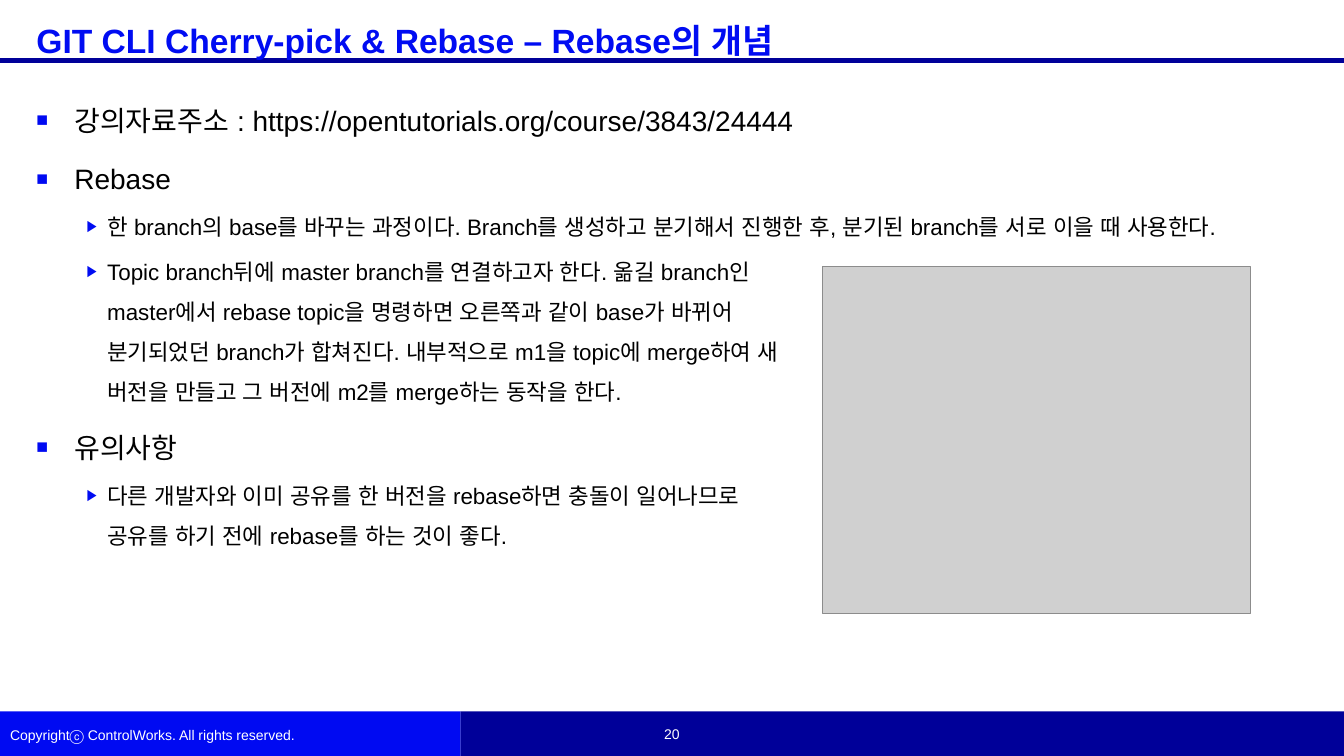
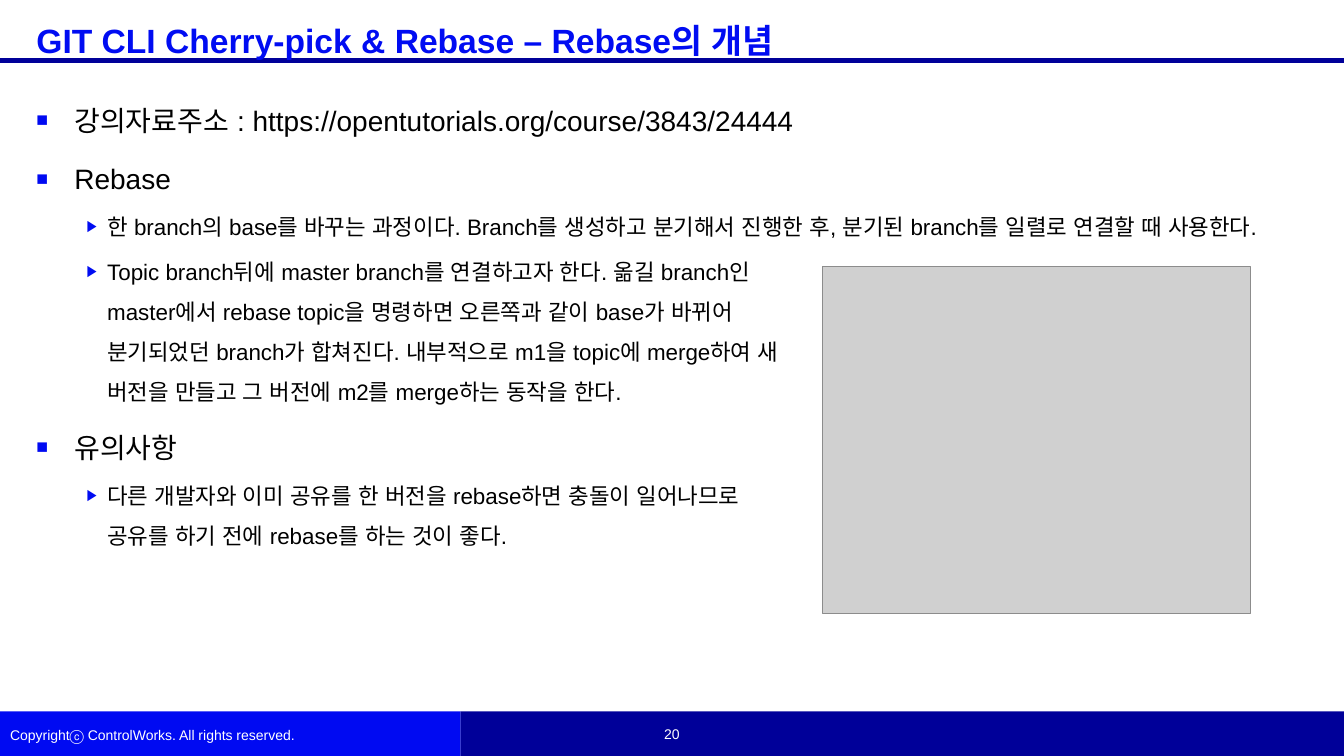
Before and after one commit to woojinKwon/kwj6355, a slide deck: slide 21 of 권우진 학생 자료.pptx. Drawn at 1344x756 pixels with LibreOffice and Linux fonts; fonts in the diff are those of the drawing; grey boxes stand for pictures; background and template pictures are left out. Boxes give left, top, right and bottom in pixels: in the first picture for what was removed or moved away, otherwise in the second. Text is boxed around its words. In the diff, an @@ line names an element or a change of style, - is before the commit and + after.

```diff
--- a/권우진 학생 자료.pptx
+++ b/권우진 학생 자료.pptx
@@ text at [107,216,1257,238]: text changed @@
-  ▶ 한 branch의 base를 바꾸는 과정이다. Branch를 생성하고 분기해서 진행한 후, 분기된 branch를 서로 이을 때 사용한다.
+  ▶ 한 branch의 base를 바꾸는 과정이다. Branch를 생성하고 분기해서 진행한 후, 분기된 branch를 일렬로 연결할 때 사용한다.
```
Also in this commit, not shown: 1 other slide changed.
